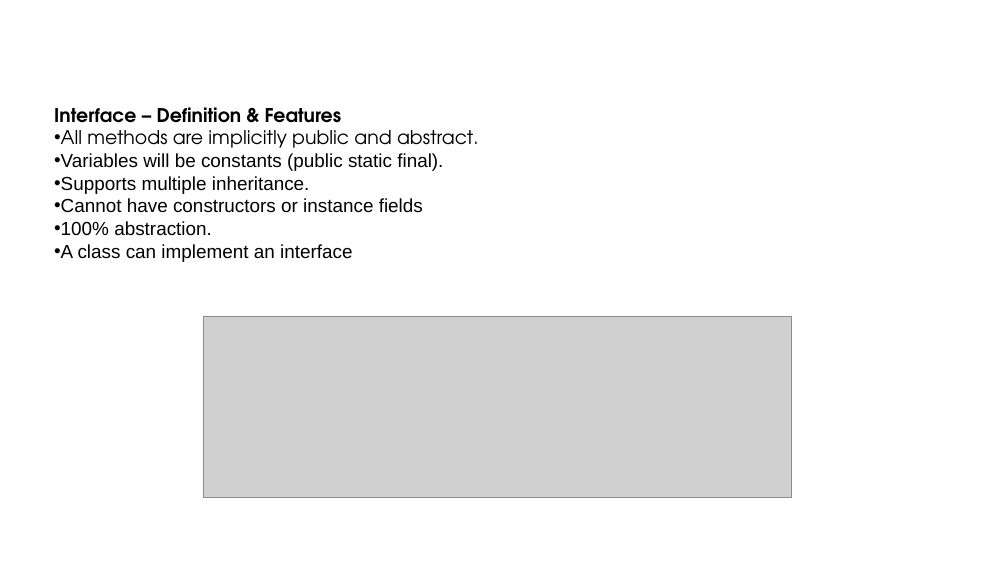
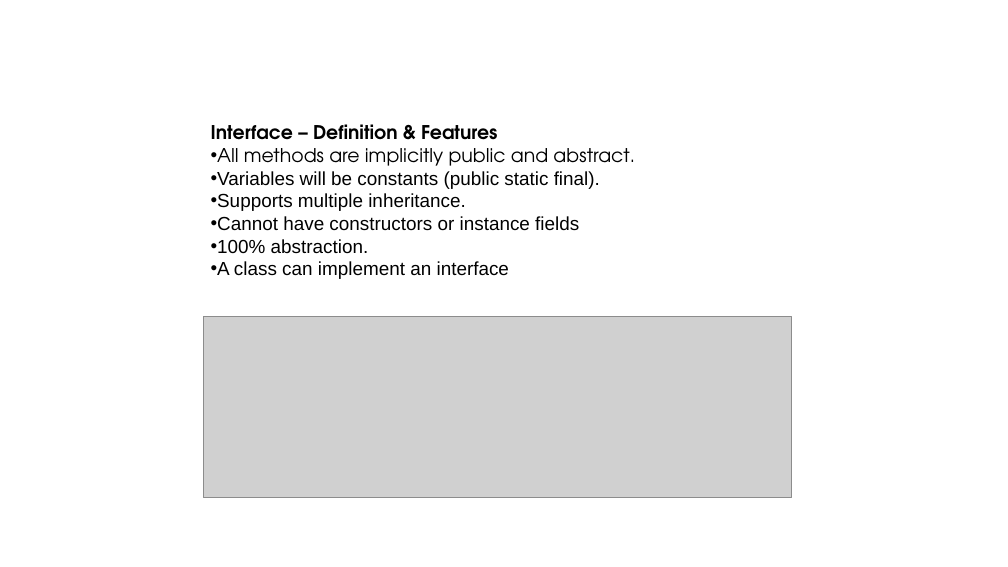
Before and after one commit to ashrafulparan2/Resources, a slide deck: slide 8 of CSE281/Lecture 10.pptx (slide 5 before the commit). Drawn at 1008x567 pixels with LibreOffice and Linux fonts; fonts in the diff are those of the drawing; grey boxes stand for pictures; background and template pictures are left out. Boxes give left, top, right and bottom in pixels: in the first picture for what was removed or moved away, otherwise in the second. Text is boxed around its words. In the diff, an @@ line names an element or a change of style, - is before the commit and + after.

```diff
--- a/CSE281/Lecture 10.pptx
+++ b/CSE281/Lecture 10.pptx
@@ text "Interface – Definition & Features": place and size @@
-text "Interface – Definition & Features" at bbox=[54, 107, 479, 262]
+text "Interface – Definition & Features" at bbox=[211, 124, 635, 279]
```
Also in this commit, not shown: 6 slides added, 12 other files.
